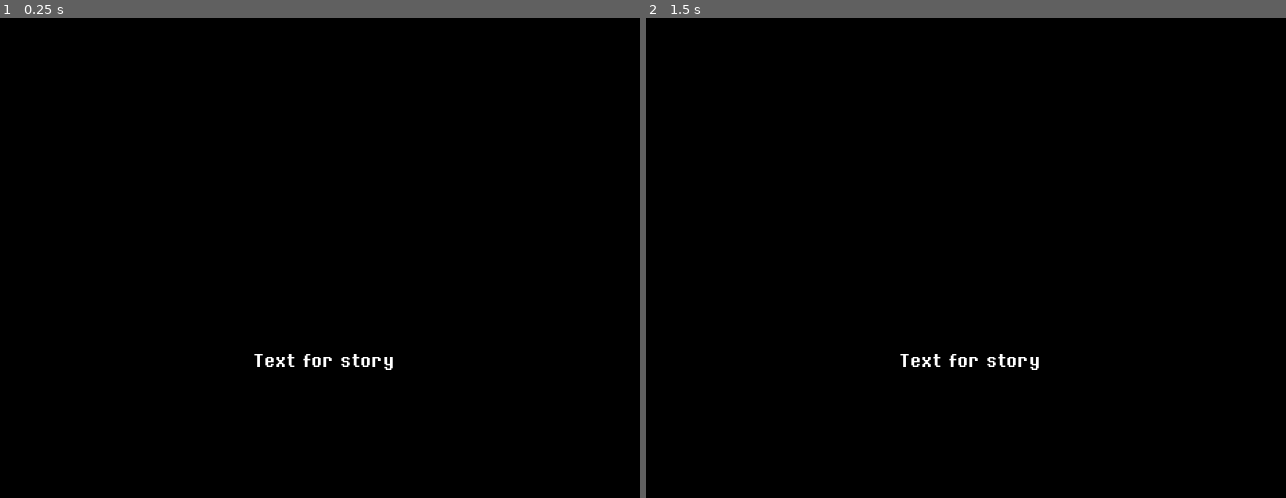
Above: before the commit, frames 1-2 (left to right).
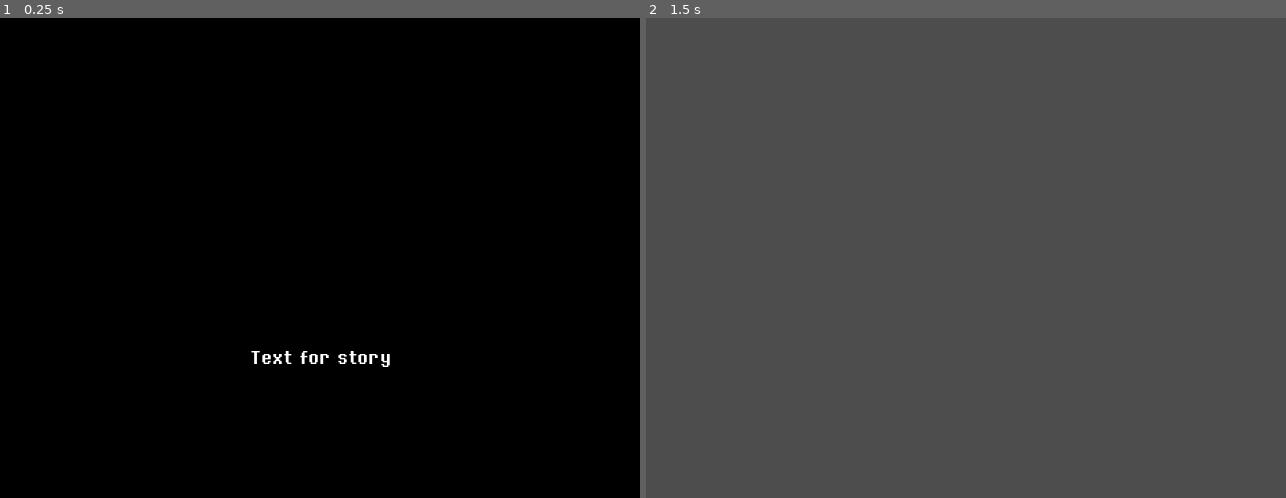
Above: after the commit, the same moments.

Repository: Drwhomust/hazzy
Game: Godot game, scene res://start.tscn
The game is run twice, just before and just after one commit, with the same random seed, the same clock (stepped at 60 frames per second) and the same inputs.
Inputs:
- Up to frame 1 (0.25 s): no input
- Up to frame 2 (1.5 s): tap Enter (enter, bound only after the commit) at 0.5, 0.6, 1.35 s; tap Space at 1.25 s

The runs differ from the first frame. In frame 1, 0.4% of the frame differs, in the area x 39-62%, y 69-74%; in frame 2, 100%, in the area x 0-100%, y 0-100%.

Commit message:
more work

Diff:
--- a/project.godot
+++ b/project.godot
@@ -19,9 +19,9 @@
 
 [display]
 
+window/size/viewport_width=640
 window/size/viewport_height=480
 window/size/resizable=false
-window/size/viewport_width=640
 
 [input]
 
@@ -57,6 +57,18 @@
 , Object(InputEventJoypadButton,"resource_local_to_scene":false,"resource_name":"","device":-1,"button_index":12,"pressure":0.0,"pressed":true,"script":null)
 ]
 }
+enter={
+"deadzone": 0.2,
+"events": [Object(InputEventKey,"resource_local_to_scene":false,"resource_name":"","device":-1,"window_id":0,"alt_pressed":false,"shift_pressed":false,"ctrl_pressed":false,"meta_pressed":false,"pressed":false,"keycode":0,"physical_keycode":4194309,"key_label":0,"unicode":0,"location":0,"echo":false,"script":null)
+, Object(InputEventKey,"resource_local_to_scene":false,"resource_name":"","device":-1,"window_id":0,"alt_pressed":false,"shift_pressed":false,"ctrl_pressed":false,"meta_pressed":false,"pressed":false,"keycode":0,"physical_keycode":90,"key_label":0,"unicode":122,"location":0,"echo":false,"script":null)
+]
+}
+cancel={
+"deadzone": 0.2,
+"events": [Object(InputEventKey,"resource_local_to_scene":false,"resource_name":"","device":-1,"window_id":0,"alt_pressed":false,"shift_pressed":false,"ctrl_pressed":false,"meta_pressed":false,"pressed":false,"keycode":0,"physical_keycode":88,"key_label":0,"unicode":120,"location":0,"echo":false,"script":null)
+, Object(InputEventKey,"resource_local_to_scene":false,"resource_name":"","device":-1,"window_id":0,"alt_pressed":false,"shift_pressed":false,"ctrl_pressed":false,"meta_pressed":false,"pressed":false,"keycode":0,"physical_keycode":4194325,"key_label":0,"unicode":0,"location":0,"echo":false,"script":null)
+]
+}
 
 [rendering]
 
--- /dev/null
+++ b/scenes/name_your_goo.tscn
@@ -0,0 +1,3 @@
+[gd_scene format=3 uid="uid://6007l3ibookc"]
+
+[node name="NameYourGoo" type="Node2D"]
--- a/start.gd
+++ b/start.gd
@@ -1,18 +1,32 @@
 # btw can you keep everything in the code staic thnaks
 extends Node2D
 @export var debug_mode:= false
+@export var debug_print_delta = false
 var time : = 600 # idk how long "once upon a time" is
 @onready var story_text: RichTextLabel = $Story_Text
+@onready var once_upon_a_time: AudioStreamPlayer = $Once_Upon_a_Time
+
 
 # Called when the node enters the scene tree for the first time.
 func _ready() -> void:
-	var story_text_pos: = Vector2(221, 303)
+	var story_text_pos: = Vector2(218, 300)
 	story_text.set_position(story_text_pos) # the game doesn't want to render it from the edtior, this is my only choice
-
+	once_upon_a_time.play()
 
 
 # Called every frame. 'delta' is the elapsed time since the previous frame.
 func _process(delta: float) -> void:
-	time -= 1
+	if time >= 1:
+		time -= 1
 	if debug_mode == true:
 		print(str(time))
+		if debug_print_delta == true:
+			print(delta) # only made this to make the edior shut up with errors
+
+func _input(event: InputEvent) -> void:
+	if event.is_action("enter"): # skips the story
+		skip_story()
+
+func skip_story():
+	once_upon_a_time.stop()
+	get_tree().change_scene_to_file("res://scenes/name_your_goo.tscn")
--- a/start.tscn
+++ b/start.tscn
@@ -1,7 +1,8 @@
-[gd_scene load_steps=3 format=3 uid="uid://bhw5mec3bv46c"]
+[gd_scene load_steps=4 format=3 uid="uid://bhw5mec3bv46c"]
 
 [ext_resource type="Script" uid="uid://ddv3vuoui6vgg" path="res://start.gd" id="1_qn1rc"]
 [ext_resource type="FontFile" uid="uid://ddcq6qhc7o1fv" path="res://assets/fonts/8bitOperatorPlus-Bold.ttf" id="2_1n0d2"]
+[ext_resource type="AudioStream" uid="uid://ckfuyxnb7l3g3" path="res://assets/music/Once Upon a Time.mp3" id="3_1n0d2"]
 
 [node name="Start" type="Node2D"]
 script = ExtResource("1_qn1rc")
@@ -12,11 +13,14 @@
 color = Color(0, 0, 0, 1)
 
 [node name="Story_Text" type="RichTextLabel" parent="."]
-offset_left = 221.0
+offset_left = 218.0
 offset_top = 303.0
-offset_right = 426.0
+offset_right = 423.0
 offset_bottom = 381.0
 theme_override_fonts/normal_font = ExtResource("2_1n0d2")
 text = "Text for story"
 horizontal_alignment = 1
 vertical_alignment = 1
+
+[node name="Once_Upon_a_Time" type="AudioStreamPlayer" parent="."]
+stream = ExtResource("3_1n0d2")
Not shown, added: assets/music/Once Upon a Time.mp3.import
Not shown, added: export_presets.cfg
Not shown, added: assets/music/Once Upon a Time.mp3
